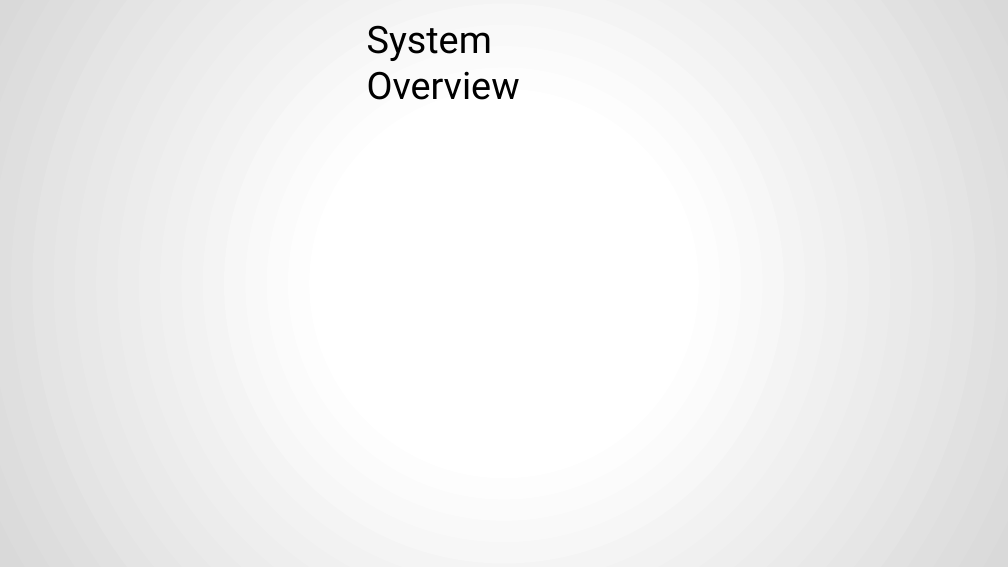
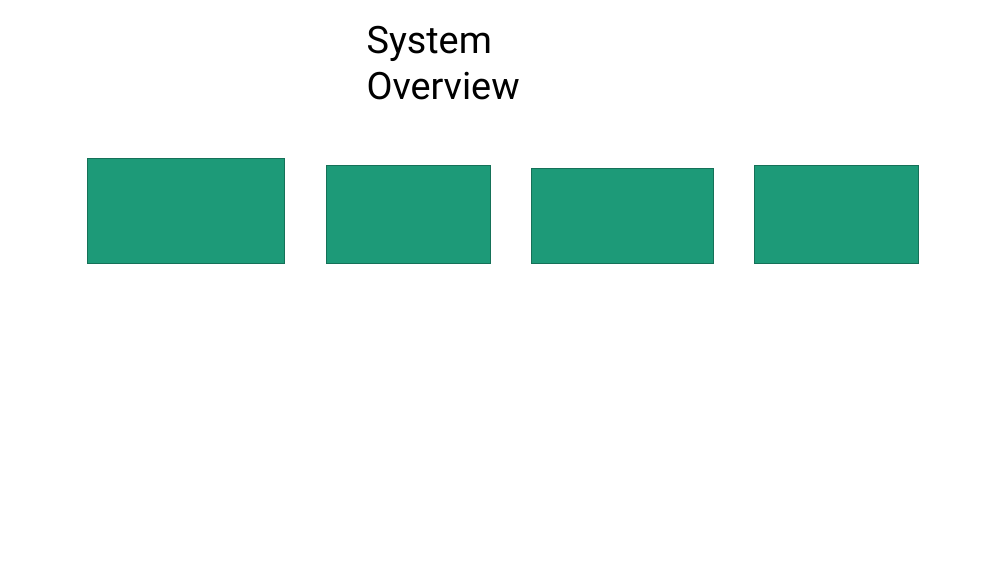
Before and after one commit to FSXAC/ELEC341, a slide deck: slide 2 of docs/report.pptx. Drawn at 1008x567 pixels with LibreOffice and Linux fonts; fonts in the diff are those of the drawing. Boxes give left, top, right and bottom in pixels: in the first picture for what was removed or moved away, otherwise in the second. Text is boxed around its words. In the diff, an @@ line names an element or a change of style, - is before the commit and + after.

```diff
--- a/docs/report.pptx
+++ b/docs/report.pptx
@@ background gradient #FFFFFF to #D9D9D9 to #FFFFFF @@
@@ rectangle added at (88, 159, 285, 264), fill #1D9A78, outline #157259 1 pt @@
@@ rectangle added at (327, 166, 491, 264), fill #1D9A78, outline #157259 1 pt @@
@@ rectangle added at (532, 169, 714, 264), fill #1D9A78, outline #157259 1 pt @@
@@ rectangle added at (755, 166, 919, 264), fill #1D9A78, outline #157259 1 pt @@
```
Also in this commit, not shown: 10 other slides changed, 2 other files.
